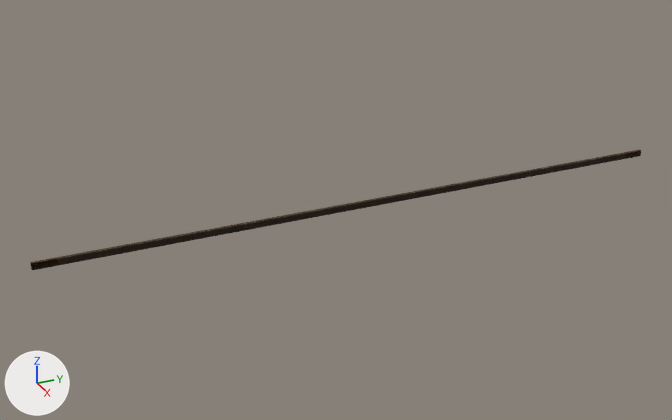
Renders of the glTF model Project/area/stage/3 evil foundry/data/environment/object/model/grindrail/Grindrail03.gltf from each side of a commit.
Rendered twice from a 50 mm lens placed at (34.2, -2.4, 16.9), pointed at (-0.6, 13.3, -0.5). The lights are fixed; the arrows at lower left show +X, +Y and +Z.

Before the edit, the objects in view are built like this:
```python
mat_platform_side = bpy.data.materials.new('Platform Side')
mat_platform_side.use_nodes = True; mat_platform_side.node_tree.nodes.clear()
_N = mat_platform_side.node_tree.nodes; _L = mat_platform_side.node_tree.links
n0 = _N.new('ShaderNodeBsdfPrincipled'); n0.name = 'Principled BSDF'
n0.inputs[2].default_value = 1.0  # 'Roughness'
n1 = _N.new('ShaderNodeOutputMaterial'); n1.name = 'Material Output'
n2 = _N.new('ShaderNodeMix'); n2.name = 'Mix'
n2.data_type = 'RGBA'
n2.blend_type = 'MULTIPLY'
n2.inputs[0].default_value = 1.0  # 'Factor'
n3 = _N.new('ShaderNodeVertexColor'); n3.name = 'Color Attribute'
n4 = _N.new('ShaderNodeTexImage'); n4.name = 'Image Texture'
n4.image = img_platform_side
_L.new(n0.outputs[0], n1.inputs[0])  # 'BSDF' to 'Surface'
_L.new(n2.outputs[2], n0.inputs[0])  # 'Result' to 'Base Color'
_L.new(n3.outputs[0], n2.inputs[7])  # 'Color' to 'B'
_L.new(n4.outputs[0], n2.inputs[6])  # 'Color' to 'A'
me_grindrail03mesh = bpy.data.meshes.new('Grindrail03Mesh')
me_grindrail03mesh.from_pydata(...)  # 16 vertices, 28 faces; spans x -0.1..0.1, y 0.0..30.0, z -0.3..0.0
# faces by material slot: [20, 8]
me_grindrail03mesh.materials.append(mat_platform_top)
me_grindrail03mesh.materials.append(mat_platform_side)
ob_grindrail03mesh = bpy.data.objects.new('Grindrail03Mesh', me_grindrail03mesh)
ob_grindrail03mesh.location = (0.0, 0.0, 0.0)
```
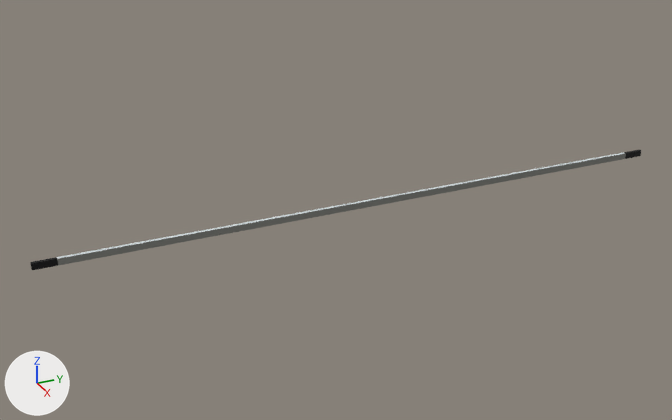
Changed parts and their boxes [x1, y1, x2, y2] in the pictures (672 x 420 px):
'Grindrail03Mesh', surface changed: [30, 150, 641, 270] in both

The change, as a list of edits to the scene's bpy script:
```text
Change mat_platform_side:
    where n2 = _N.new('ShaderNodeMix'); n2.name = 'Mix'
    add n2.inputs[7].default_value = (0.8, 0.8, 0.8, 1.0)  # 'B', white #e7e7e7
    remove n4 = _N.new('ShaderNodeTexImage'); n4.name = 'Image Texture'
    remove n4.image = img_platform_side
    where n3 = _N.new('ShaderNodeVertexColor'); n3.name = 'Color Attribute'
    remove _L.new(n3.outputs[0], n2.inputs[7])  # 'Color' to 'B'
    remove _L.new(n4.outputs[0], n2.inputs[6])  # 'Color' to 'A'
    add _L.new(n3.outputs[0], n2.inputs[6])  # 'Color' to 'A'
```
